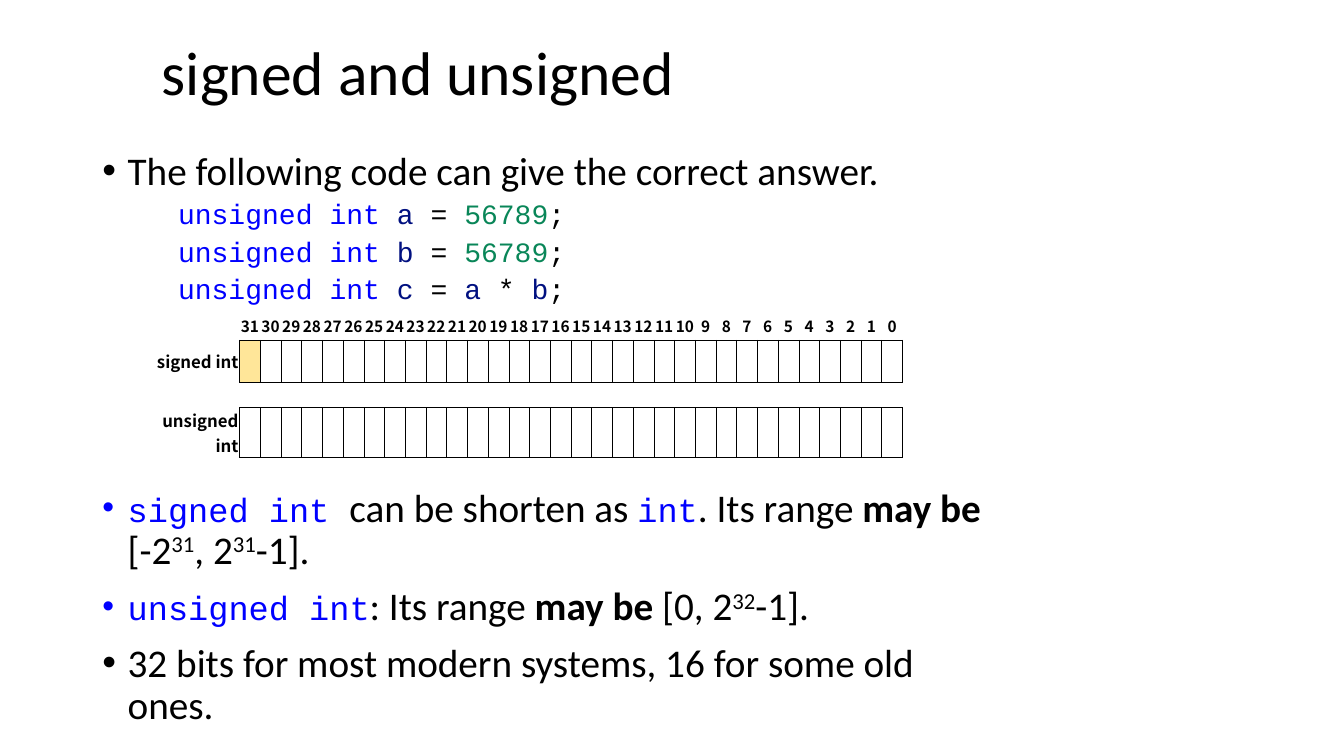
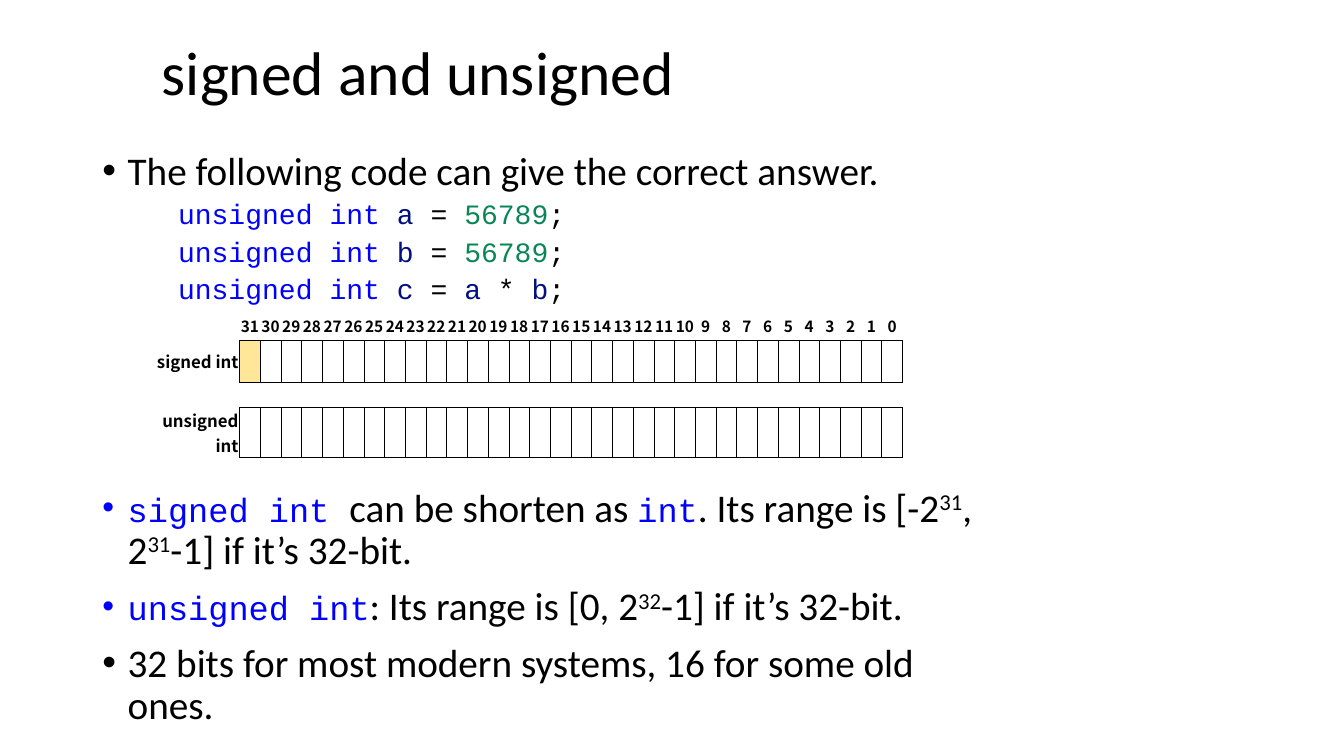
Before and after one commit to dayekuaipao/CPPLearning, a slide deck: slide 7 of week02/Lecture02.pptx. Drawn at 1344x756 pixels with LibreOffice and Linux fonts; fonts in the diff are those of the drawing; background and template pictures are left out. Boxes give left, top, right and bottom in pixels: in the first picture for what was removed or moved away, otherwise in the second. Text is boxed around its words. In the diff, an @@ line names an element or a change of style, - is before the commit and + after.

```diff
--- a/week02/Lecture02.pptx
+++ b/week02/Lecture02.pptx
@@ text at (x1=128, y1=494, x2=902, y2=627): text changed @@
-• signed int can be shorten as int. Its range may be [-231, 231-1].
-• unsigned int: Its range may be [0, 232-1].
+• signed int can be shorten as int. Its range is [-231, 231-1] if it’s 32-bit.
+• unsigned int: Its range is [0, 232-1] if it’s 32-bit.
```
Also in this commit, not shown: 6 other slides changed, 2 slides added, 2 other files.
